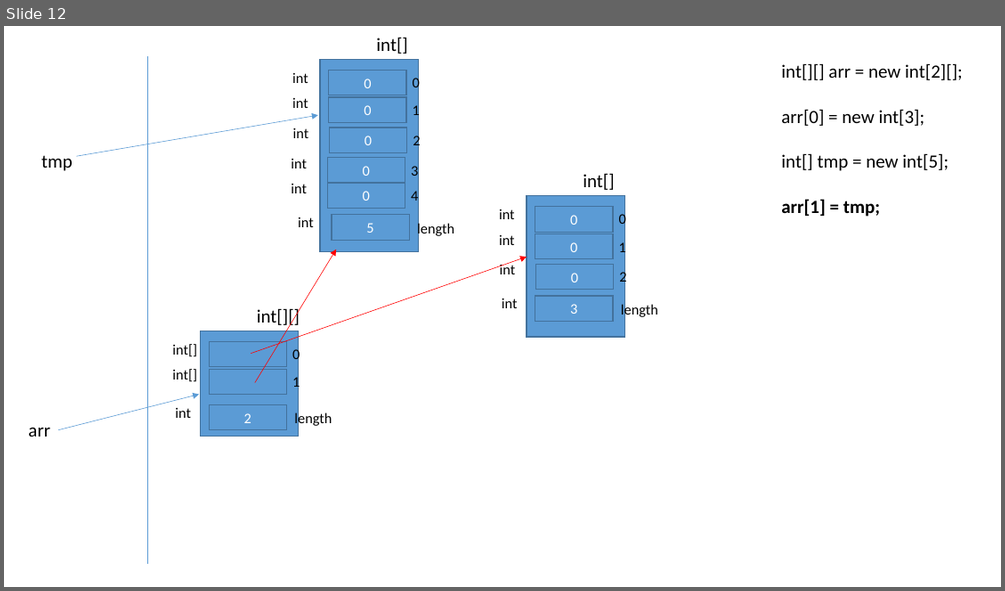
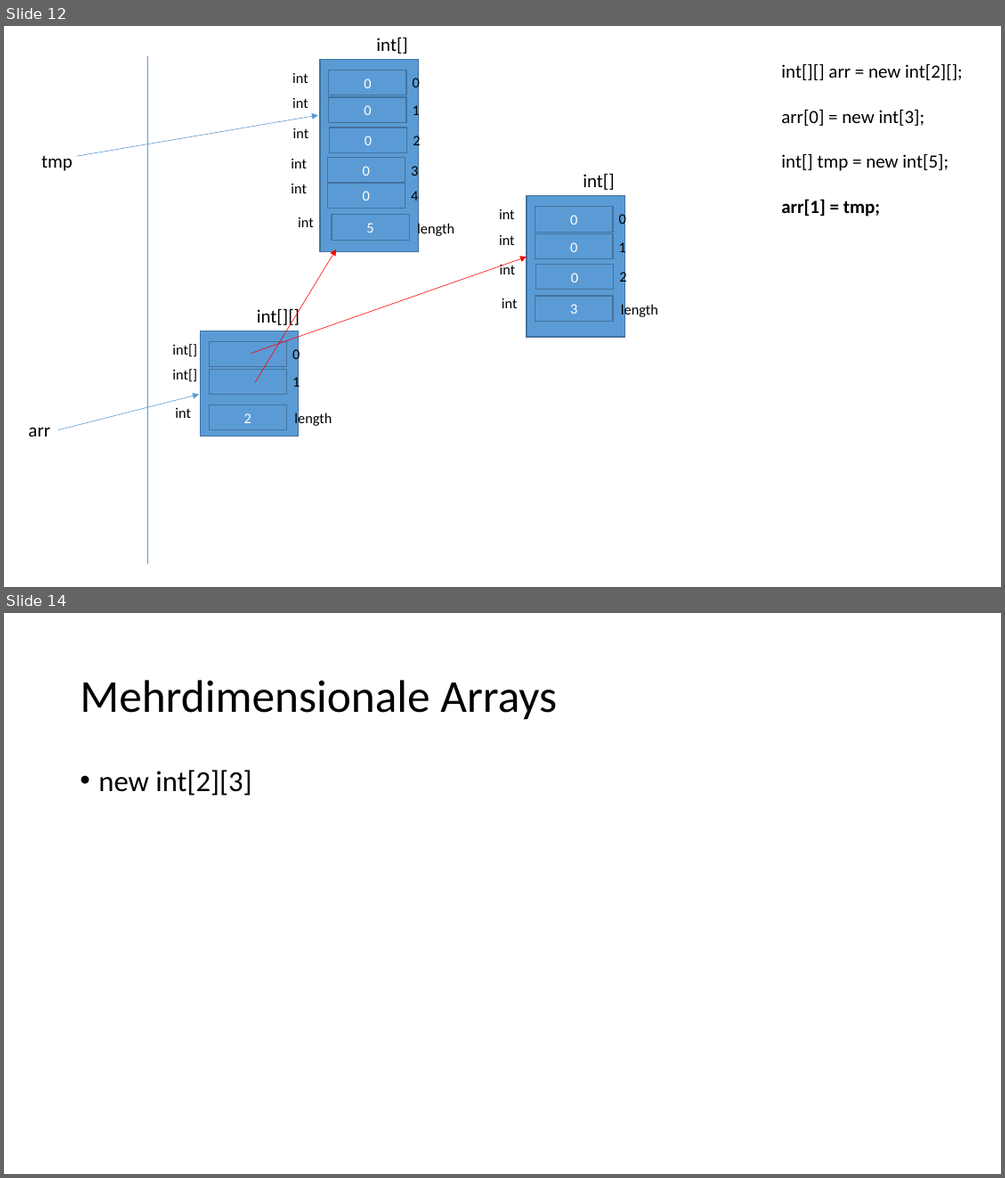
Before and after one commit to ccjavadozent/oca_162982, a slide deck: Diagramme/Arrays.pptx. Shown one above the other, each under a label of ours: slide 12 before the commit, slides 12 and 14 after it; the slides between them are not shown. The pictures are 1005x591 and 1005x1178 pixels, drawn with LibreOffice and Linux fonts; fonts in the diff are those of the drawing. Boxes give left, top, right and bottom in pixels: in the first picture for what was removed or moved away, otherwise in the second. Text is boxed around its words. In the diff, an @@ line names an element or a change of style, - is before the commit and + after.

```diff
--- a/Diagramme/Arrays.pptx
+++ b/Diagramme/Arrays.pptx
@@ slide 14 added at (4, 613, 1001, 1174), background #FFFFFF @@
@@ title added at (80, 680, 557, 720), 44 pt, text #000000 @@
+Mehrdimensionale Arrays
@@ text added at (98, 770, 251, 795), 28 pt, text #000000 @@
+• new int[2][3]
```
Also in this commit, not shown: 1 slide changed, 5 other slides added, 3 other files.
